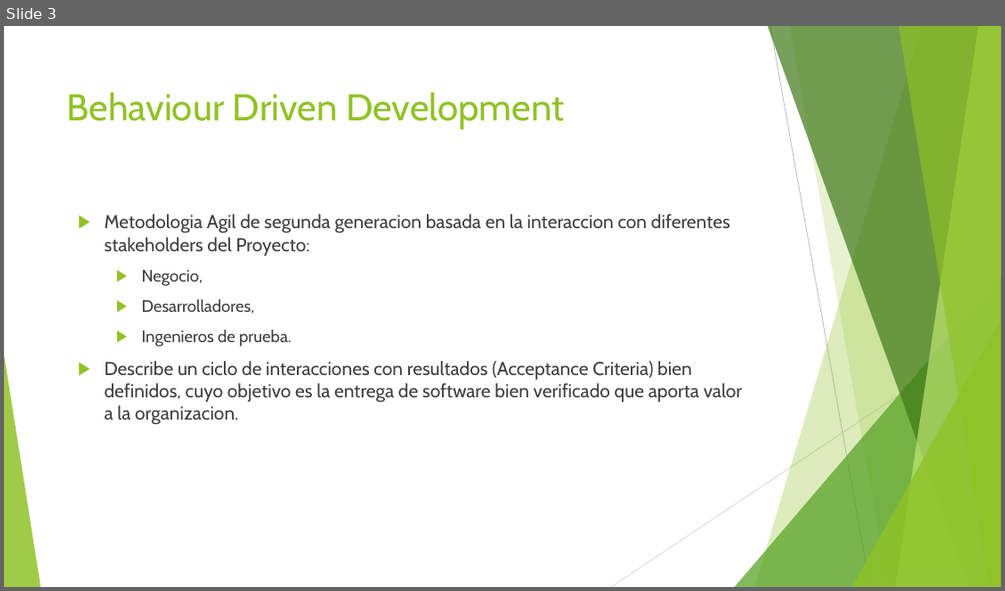
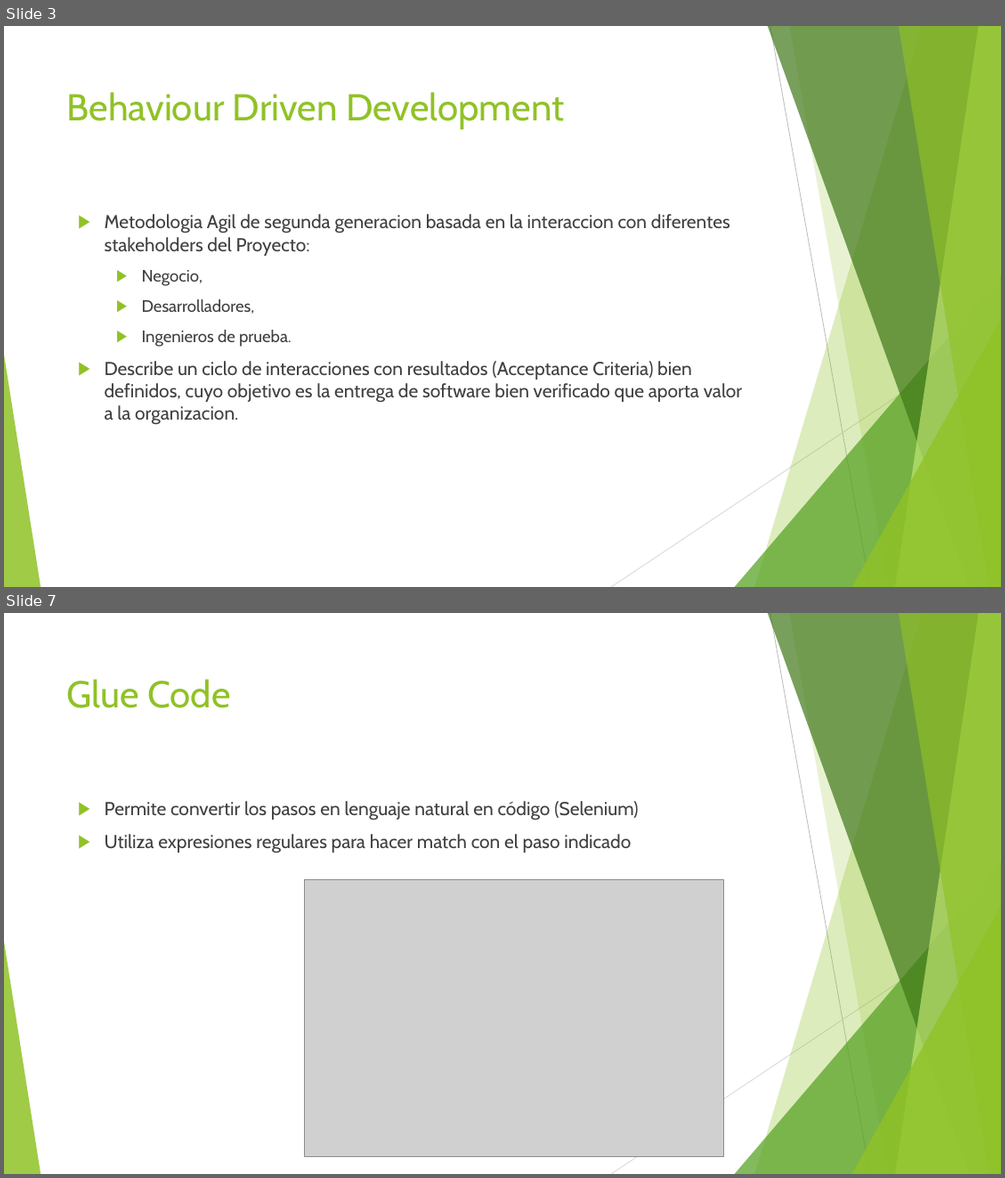
Before and after one commit to jomarnavarro/pepinazo, a slide deck: slides/Selenium Cucumber.pptx. Shown one above the other, each under a label of ours: slide 3 before the commit, slides 3 and 7 after it; the slides between them are not shown. The pictures are 1005x591 and 1005x1178 pixels, drawn with LibreOffice and Linux fonts; fonts in the diff are those of the drawing; grey boxes stand for pictures. Boxes give left, top, right and bottom in pixels: in the first picture for what was removed or moved away, otherwise in the second. Text is boxed around its words. In the diff, an @@ line names an element or a change of style, - is before the commit and + after.

Commit message:
Modifies Selenium cucumber slides

```diff
--- a/slides/Selenium Cucumber.pptx
+++ b/slides/Selenium Cucumber.pptx
@@ slide 7 added at box(4, 613, 1001, 1174), background #FFFFFF; not listed: 10 template elements that a slide beside it also shows @@
@@ title added at box(67, 679, 230, 708), 36 pt, text #90C226 @@
+Glue Code
@@ text added at box(105, 801, 638, 852), 18 pt, text #3F3F3F @@
+▶ Permite convertir los pasos en lenguaje natural en código (Selenium)
+▶ Utiliza expresiones regulares para hacer match con el paso indicado
@@ picture added at box(305, 879, 724, 1156) @@
```
Also in this commit, not shown: 2 slides changed, 3 other slides added, 23 slides removed.
